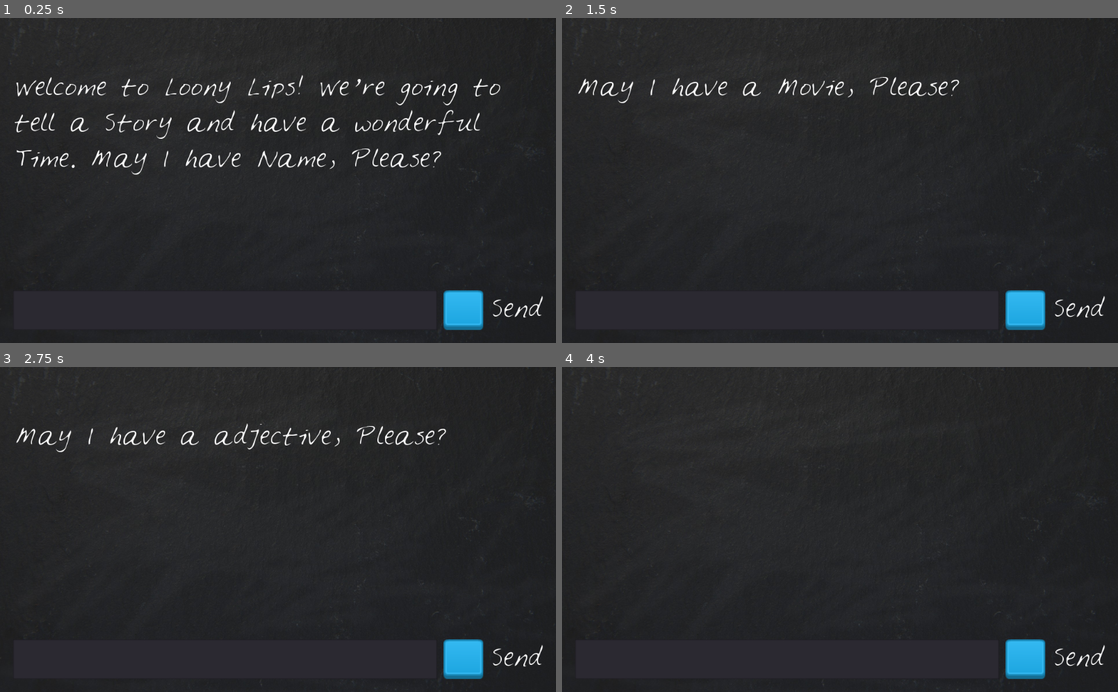
Above: before the commit, frames 1-4 (two rows, left to right).
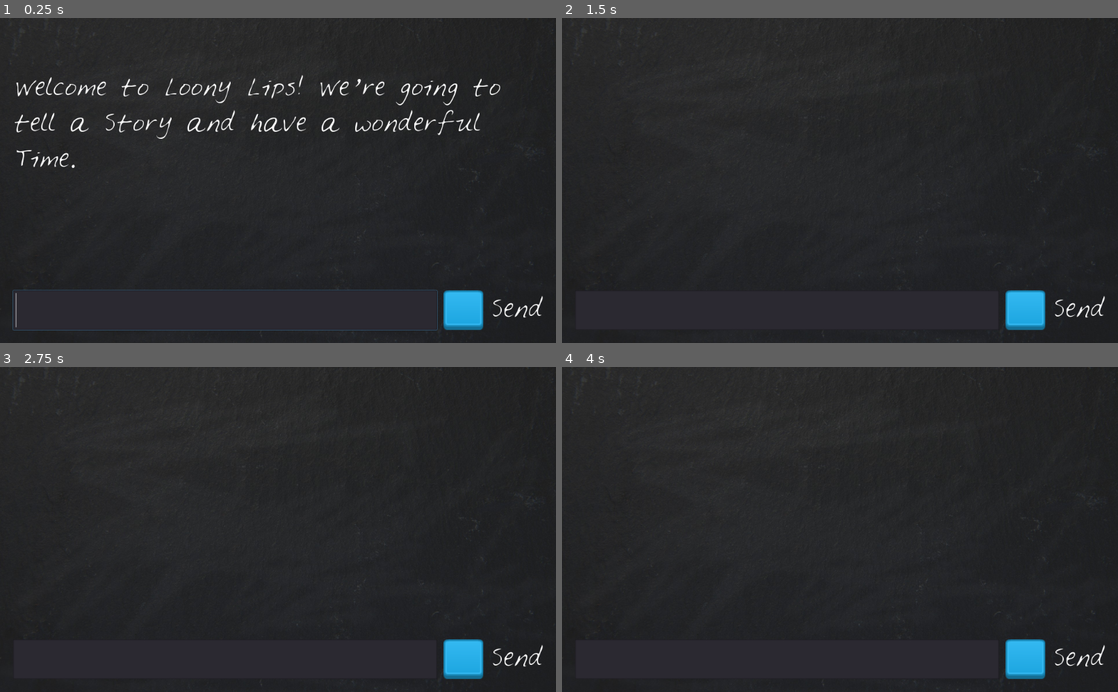
Above: after the commit, the same moments.

Repository: rWallor/loony-lips
Game: Godot game, scene res://LoonyLips.tscn
The game is run twice, just before and just after one commit, with the same random seed, the same clock (stepped at 60 frames per second) and the same inputs.
Inputs (mouse positions are in pixels of both pictures, inside the frame that each line leads up to):
- Up to frame 1 (0.25 s): no input
- Up to frame 2 (1.5 s): click (784, 310) at 0.52 s; type "Alex" at 0.6 s; click (1023, 310) at 1.25 s
- Up to frame 3 (2.75 s): click (461, 659) at 2 s
- Up to frame 4 (4 s): click (1023, 659) at 2.75 s; tap Enter at 3.5 s

The runs differ from the first frame. In frame 1, 1.3% of the frame differs, in the area x 2-80%, y 40-97%; in frame 2, 0.8%; in frame 3, 0.9%; in frame 4, nothing differs.
Error before the commit: Invalid get index '4' (on base: 'Array'). (res://LoonyLips.gd:45)
Error after the commit: Invalid get index 'prompts' (on base: 'Dictionary'). (res://LoonyLips.gd:35)

Commit message:
update the Files

Diff:
--- a/Loony Lips/LoonyLips.gd
+++ b/Loony Lips/LoonyLips.gd
@@ -1,8 +1,9 @@
 extends Control
 
 var player_words = []
-var story = "Once upon a time %s watched %s and thought it was the %s movie of the past two decades."
-var prompts = ["Name", "a Movie", "a adjective"]
+var current_story ={ "promts" : ["Name", "a Movie", "a adjective"],
+		"story" : "Once upon a time %s watched %s and thought it was the %s movie of the past two decades."
+		}
 
 onready var player_text = $VBoxContainer/HBoxContainer/PlayerText
 onready var display_text = $VBoxContainer/DisplayText
@@ -10,6 +11,7 @@
 func _ready() -> void:
 	display_text.text = "Welcome to Loony Lips! We´re going to tell a Story and have a wonderful Time. "
 	check_player_words_length()
+	player_text.grab_focus()
 
 #if LineEdit entered a Input.
 func _on_LineEdit_text_entered(new_text: String) -> void:
@@ -17,7 +19,10 @@
 
 # if Texturebutton pressed.
 func _on_TextureButton_pressed() -> void:
-	add_to_player_words()
+	if is_story_done():
+		get_tree().reload_current_scene()
+	else:
+		add_to_player_words()
 
 
 func add_to_player_words():
@@ -27,19 +32,29 @@
 	check_player_words_length()
 
 func is_story_done():
-	return player_words.size() == prompts.size()
+	return player_words.size() == current_story.prompts.size()
 
 
 func check_player_words_length():
 	if is_story_done():
-		tell_story()
+		end_game()
 	else:
 		prompt_player()
 
 
 func tell_story():
-	display_text.text = story % player_words
+	display_text.text = current_story.story % player_words
 
 
 func prompt_player():
-	display_text.text += "May I have " + prompts[player_words.size()] + ", Please?"
+	display_text.text += "May I have " + current_story.prompts[player_words.size()] + ", Please?"
+
+
+func end_game():
+	player_text.queue_free()
+	tell_story()
+	change_label_text()
+
+
+func change_label_text():
+	$VBoxContainer/HBoxContainer/Label.text = "Try again."
--- a/Loony Lips/LoonyLips.tscn
+++ b/Loony Lips/LoonyLips.tscn
@@ -64,6 +64,7 @@
 margin_right = 976.0
 margin_bottom = 552.0
 custom_constants/separation = 12
+alignment = 2
 __meta__ = {
 "_edit_use_anchors_": false
 }
